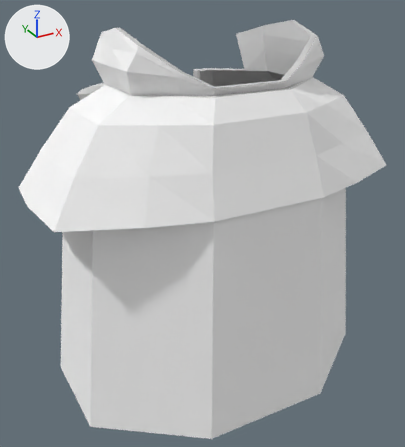
One commit to the OBJ model Models/person_fat_duster.obj: the scene before it, then after it.
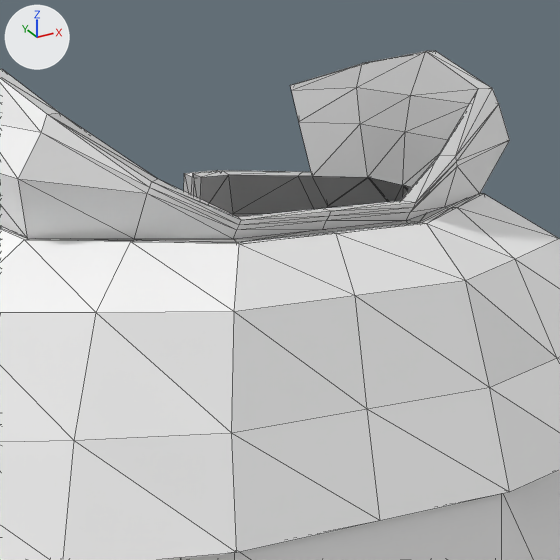
There are two pictures of each version: one whole from a 50 mm camera at (-0.579, -1.014, 0.894) aimed at (-0.023, -0.004, 0.388), one close up on the part from 30% to 85% of the width and 0% to 50% of the height. Every picture has the same lights, and +X, +Y and +Z are marked at upper left. The last two pictures show the newer version. The close-ups show mesh edges as thin lines. Where no turn or scale is listed for an object, it has been applied to the vertices.

Objects in the first close-up: 'person_fat_duster'.
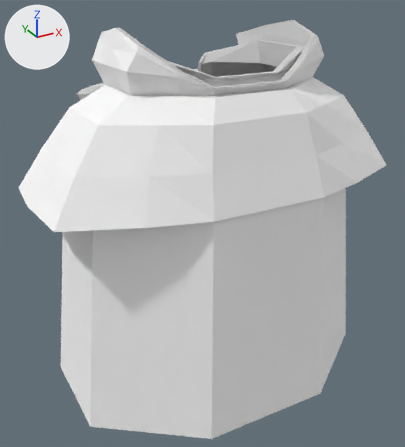
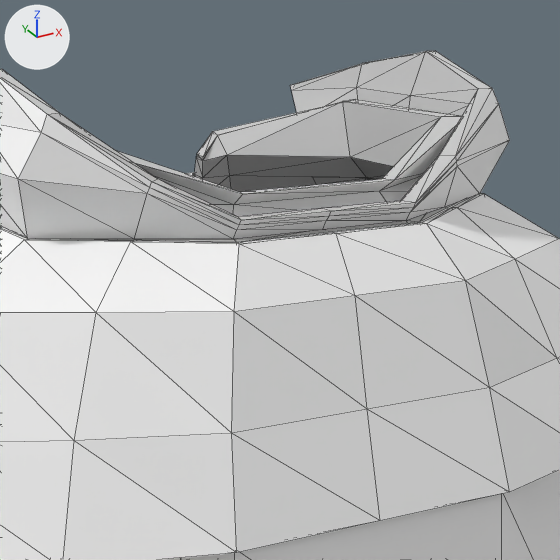
The edits, one by one:
me_person_fat_duster is used by ob_person_fat_duster; location (0.0, 0.0, 0.0).
me_person_fat_duster had 466 vertices, 912 faces and spanned x -0.395..0.395, y -0.258..0.258, z 0.032..0.81.
me_person_fat_duster now has 546 vertices, 1068 faces and spans x -0.395..0.395, y -0.258..0.258, z 0.032..0.81.
me_person_fat_duster part 1: a new loose piece of 80 vertices spanning x -0.213..0.213, y -0.142..0.157, z 0.68..0.765.

Boxes (x1, y1, x2, y2) around the edits, measured in the close-ups (560 x 560 px):
part 1 of me_person_fat_duster, added: after (117, 99, 462, 217)
